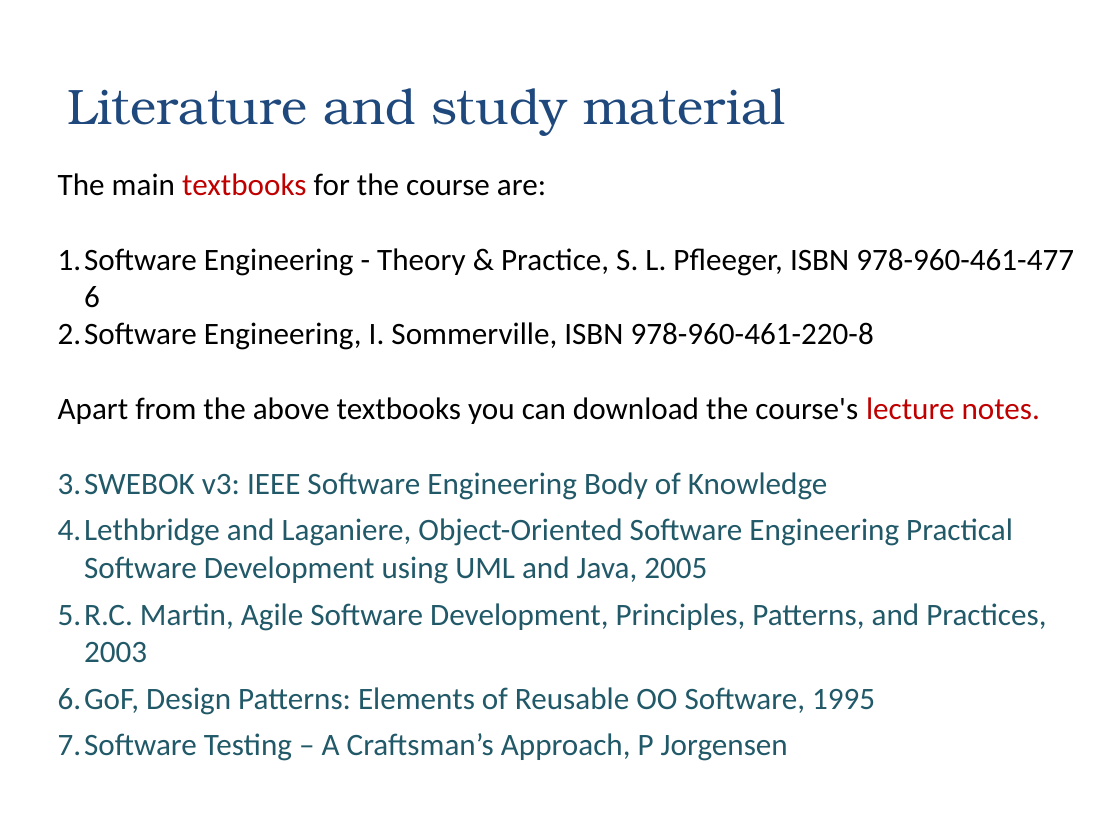
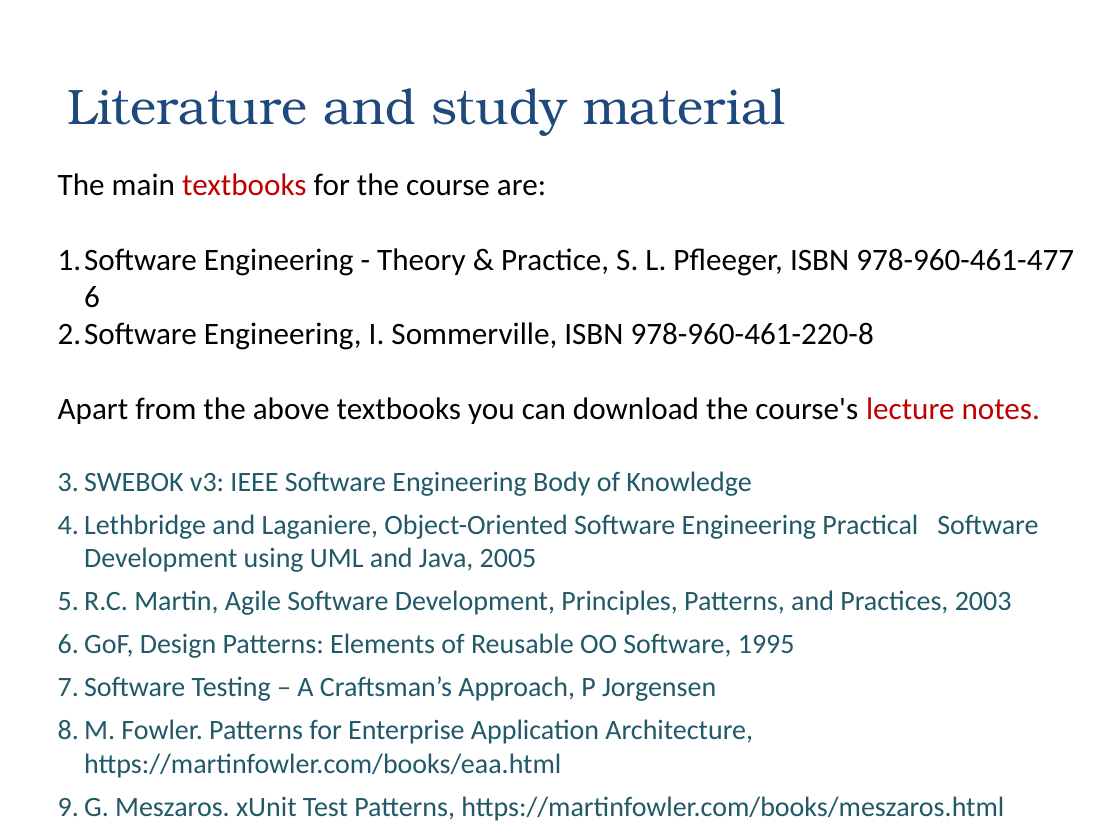
Before and after one commit to zarras/myy803-slides, a slide deck: slide 4 of 1-SoftEng-Intro-simple.ppt. Drawn at 1120x840 pixels with LibreOffice and Linux fonts; fonts in the diff are those of the drawing. Boxes give left, top, right and bottom in pixels: in the first picture for what was removed or moved away, otherwise in the second. Text is boxed around its words. In the diff, an @@ line names an element or a change of style, - is before the commit and + after.

Commit message:
Slides on software development process revised, removed RUP

```diff
--- a/1-SoftEng-Intro-simple.ppt
+++ b/1-SoftEng-Intro-simple.ppt
@@ text at [84, 471, 1038, 701]: size 20 to 18 pt in "SWEBOK v3: IEEE Software Engineering Body of ...", "Lethbridge and Laganiere, Object-Oriented Software Engineeri ...", "R.C. Martin, Agile Software Development, Principles, Pattern ...", "GoF, Design Patterns: Elements of Reusable OO ..." and 1 more places @@
@@ text at [84, 719, 1004, 821]: paragraphs added @@
+6. M. Fowler. Patterns for Enterprise Application Architecture, https://martinfowler.com/books/eaa.html
+7. G. Meszaros. xUnit Test Patterns, https://martinfowler.com/books/meszaros.html
```
Also in this commit, not shown: 1 other slide changed, 3 other files.
